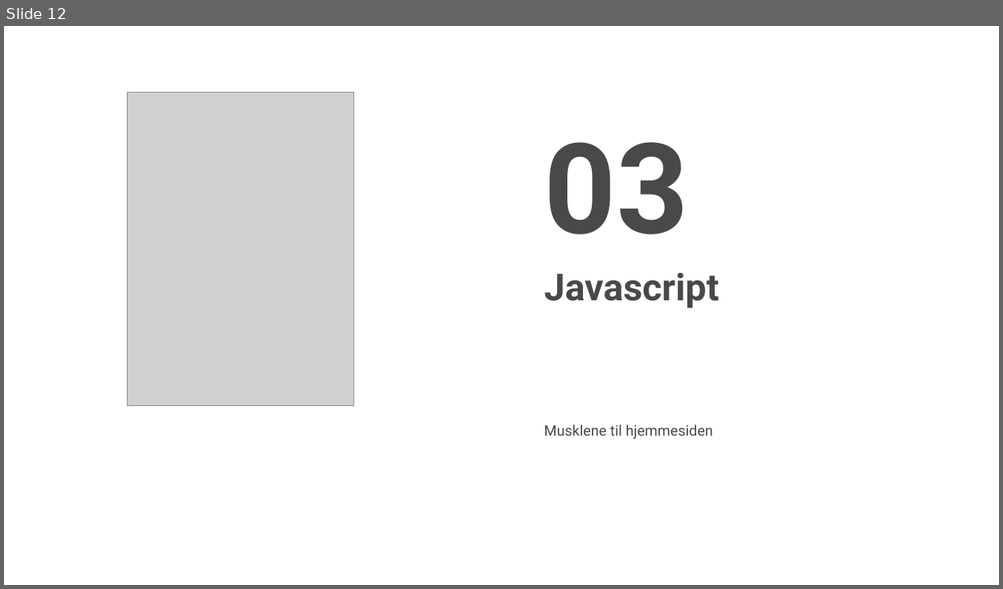
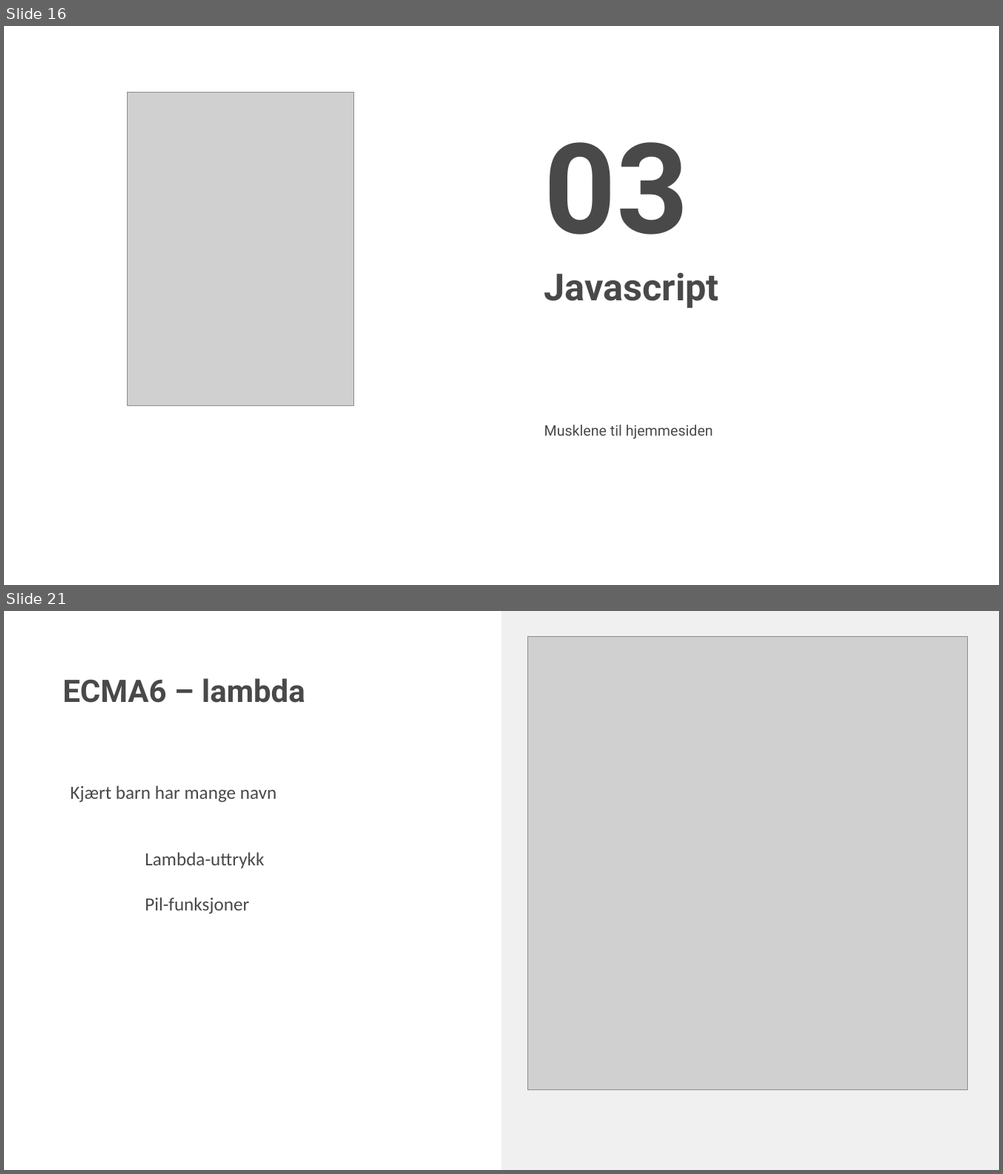
Before and after one commit to pibendik/KursSopraSteria2020, a slide deck: presentasjon.potx. Shown one above the other, each under a label of ours: slide 12 before the commit, slides 16 and 21 after it; the slides between them are not shown. The pictures are 1003x589 and 1003x1174 pixels, drawn with LibreOffice and Linux fonts; fonts in the diff are those of the drawing; grey boxes stand for pictures; background and template pictures are left out. Boxes give left, top, right and bottom in pixels: in the first picture for what was removed or moved away, otherwise in the second. Text is boxed around its words. In the diff, an @@ line names an element or a change of style, - is before the commit and + after.

```diff
--- a/presentasjon.potx
+++ b/presentasjon.potx
@@ slide 21 added at bbox=[4, 611, 999, 1170], background #FFFFFF @@
@@ rectangle added at bbox=[502, 611, 999, 1170], fill #F0F0F0 @@
@@ picture added at bbox=[528, 636, 967, 1091] @@
@@ title added at bbox=[62, 678, 305, 703], 30 pt, text #494949, bold @@
+ECMA6 – lambda
@@ text added at bbox=[70, 786, 276, 914], 18 pt, text #494949 @@
+Kjært barn har mange navn
+Lambda-uttrykk
+Pil-funksjoner
@@ what was slide 12 is now slide 16 @@
```
Also in this commit, not shown: 4 slides changed, 13 other slides added, 2 slides removed, 8 other files.
